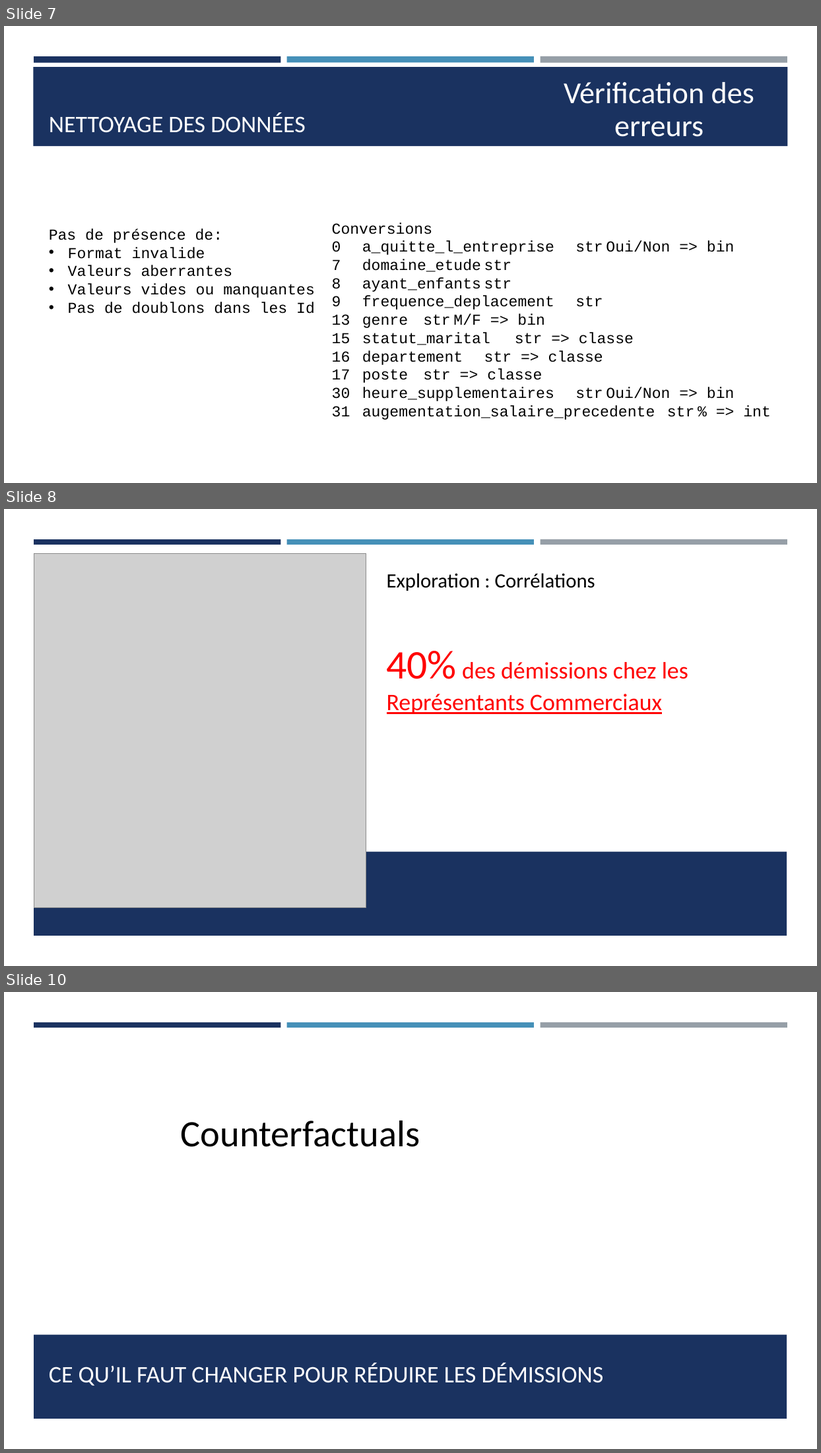
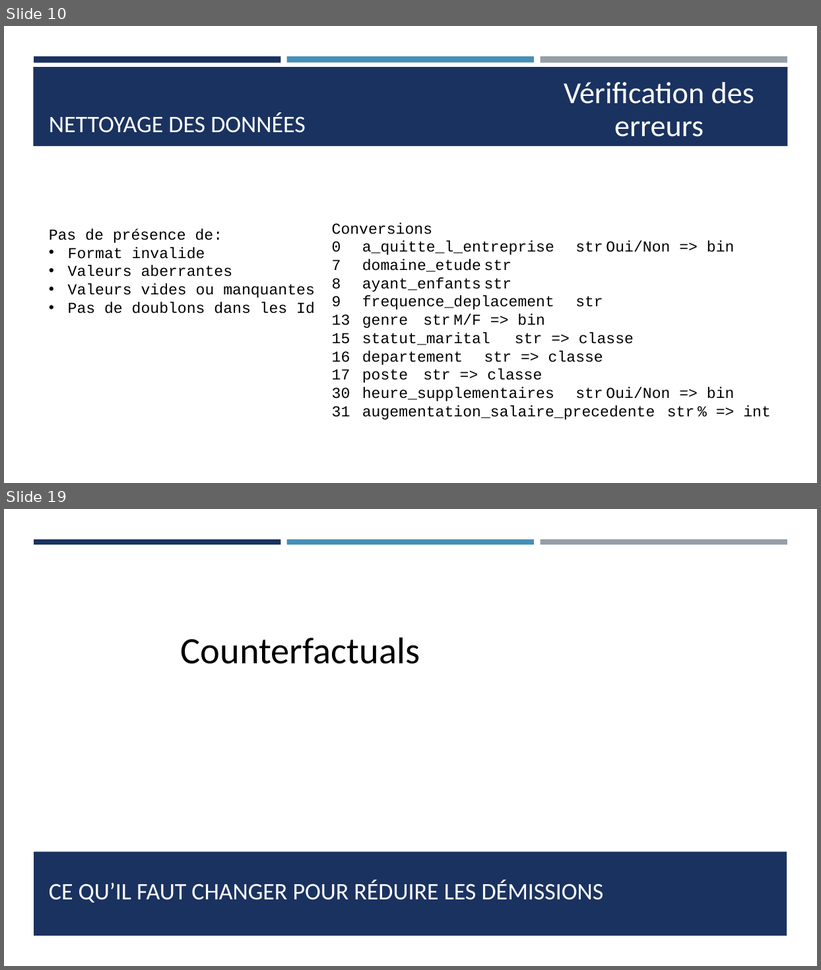
Before and after one commit to Ace4teaM/OCR-NovaTech, a slide deck: Presentation.pptx. Shown one above the other, each under a label of ours: slides 7, 8 and 10 before the commit, slides 10 and 19 after it; the slides between them are not shown. The pictures are 821x1453 and 821x970 pixels, drawn with LibreOffice and Linux fonts; fonts in the diff are those of the drawing; grey boxes stand for pictures. Boxes give left, top, right and bottom in pixels: in the first picture for what was removed or moved away, otherwise in the second. Text is boxed around its words. In the diff, an @@ line names an element or a change of style, - is before the commit and + after.

Commit message:
Renforce l'exploration des données

```diff
--- a/Presentation.pptx
+++ b/Presentation.pptx
@@ slide 8 removed at (4, 509, 817, 966), background #FFFFFF; not listed: 3 template elements that a slide beside it also shows @@
@@ rectangle removed at (4, 545, 817, 966) @@
@@ picture removed at (34, 553, 366, 908) @@
@@ text removed at (387, 573, 595, 591) @@
-Exploration : Corrélations
@@ text removed at (387, 651, 688, 714) @@
-40% des démissions chez les Représentants Commerciaux
@@ rectangle removed at (34, 852, 787, 936) @@
@@ what was slide 7 is now slide 10 @@
@@ what was slide 10 is now slide 19 @@
```
Also in this commit, not shown: 2 slides changed, 10 slides added, 4 other files.
